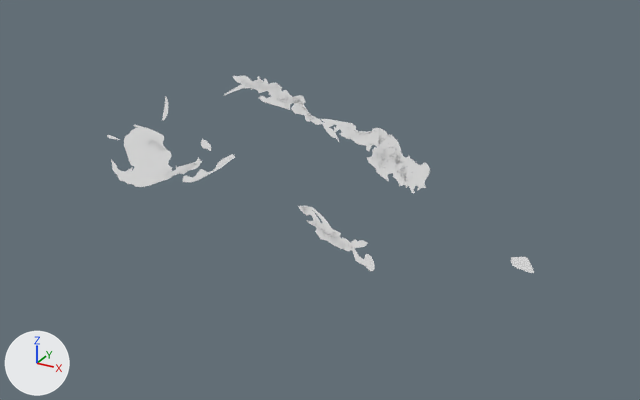
The OBJ model 3dobj/Cuba.obj, before and after one commit.
Rendered twice from a 50 mm lens placed at (1.429, -5.545, 2.315), pointed at (0.876, -4.539, 1.812). The lights are fixed; the arrows at lower left show +X, +Y and +Z. Where no turn or scale is listed for an object, it has been applied to the vertices.

The first picture shows '0_Cuba_sphere.001', '12_Cuba_sphere.001', '13_Cuba_sphere.001', '17_Cuba_sphere.001', '19_Cuba_sphere.001', '20_Cuba_sphere.001', '22_Cuba_sphere.001', '25_Cuba_sphere.001', '26_Cuba_sphere.001', '30_Cuba_sphere.001', '5_Cuba_sphere.001'.
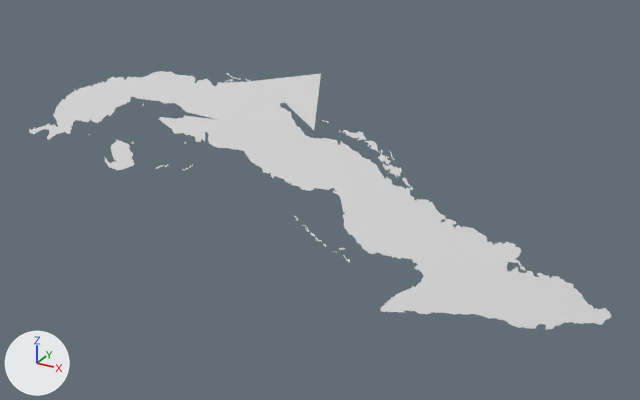
Diff of the bpy script that builds the scene:
```diff
--- a/3dobj/Cuba.obj.py
+++ b/3dobj/Cuba.obj.py
@@ me_0_cuba_sphere_001 @@
-me_0_cuba_sphere_001.from_pydata(...)  # 21 vertices, 19 faces; spans x 0.8998..0.959, y -4.5335..-4.5247, z 1.7157..1.7544
+me_0_cuba_sphere_001.from_pydata(...)  # 21 vertices, 19 faces; spans x 0.9357..0.9475, y -4.5857..-4.5841, z 1.7521..1.7602
+# me_0_cuba_sphere_001 part 1: 21 of 21 vertices moved; they spanned x 0.8998..0.959, y -4.5335..-4.5247, z 1.7157..1.7544 and now span x 0.9357..0.9475, y -4.5857..-4.5841, z 1.7521..1.7602; mean shift (0.0079, -0.0561, 0.0217); largest move (0.8998, -4.528, 1.7499) -> (0.9357, -4.5851, 1.7593)
 me_0_cuba_sphere_001.materials.append(mat_none)
@@ me_12_cuba_sphere_001 @@
-me_12_cuba_sphere_001.from_pydata(...)  # 23 vertices, 21 faces; spans x 0.6419..0.7192, y -4.5493..-4.5177, z 1.7967..1.845
+me_12_cuba_sphere_001.from_pydata(...)  # 25 vertices, 23 faces; spans x 0.6819..0.6972, y -4.5981..-4.5921, z 1.8406..1.8502
+# me_12_cuba_sphere_001 part 2: 23 vertices removed from x 0.6419..0.7192, y -4.5493..-4.5177, z 1.7967..1.845
 me_12_cuba_sphere_001.materials.append(mat_none)
@@ me_13_cuba_sphere_001 @@
-me_13_cuba_sphere_001.from_pydata(...)  # 94 vertices, 92 faces; spans x 0.5146..0.6266, y -4.5706..-4.531, z 1.7804..1.8686
+me_13_cuba_sphere_001.from_pydata(...)  # 100 vertices, 99 faces; spans x 0.5508..0.6036, y -4.6189..-4.6016, z 1.8273..1.8689
+# me_13_cuba_sphere_001 part 3: 100 vertices added at x 0.5508..0.6036, y -4.6189..-4.6016, z 1.8273..1.8689
+# me_13_cuba_sphere_001 part 4: 94 vertices removed from x 0.5146..0.6266, y -4.5706..-4.531, z 1.7804..1.8686
 me_13_cuba_sphere_001.materials.append(mat_none)
@@ me_17_cuba_sphere_001 @@
-me_17_cuba_sphere_001.from_pydata(...)  # 75 vertices, 73 faces; spans x 0.9232..1.0099, y -4.4822..-4.4633, z 1.825..1.8747
+me_17_cuba_sphere_001.from_pydata(...)  # 75 vertices, 73 faces; spans x 0.9668..0.9935, y -4.5321..-4.526, z 1.8655..1.8813
+# me_17_cuba_sphere_001 part 5: 75 of 75 vertices moved; they spanned x 0.9232..1.0099, y -4.4822..-4.4633, z 1.825..1.8747 and now span x 0.9668..0.9935, y -4.5321..-4.526, z 1.8655..1.8813; mean shift (0.0103, -0.0557, 0.0216); largest move (0.9232, -4.4726, 1.8747) -> (0.9668, -4.5299, 1.8813)
 me_17_cuba_sphere_001.materials.append(mat_none)
@@ me_19_cuba_sphere_001 @@
-me_19_cuba_sphere_001.from_pydata(...)  # 61 vertices, 59 faces; spans x 0.9177..0.9925, y -4.4834..-4.4598, z 1.8313..1.9035
+me_19_cuba_sphere_001.from_pydata(...)  # 61 vertices, 59 faces; spans x 0.9585..0.9767, y -4.5295..-4.5239, z 1.8806..1.8985
+# me_19_cuba_sphere_001 part 6: 61 of 61 vertices moved; they spanned x 0.9177..0.9925, y -4.4834..-4.4598, z 1.8313..1.9035 and now span x 0.9585..0.9767, y -4.5295..-4.5239, z 1.8806..1.8985; mean shift (0.0116, -0.0548, 0.0248); largest move (0.924, -4.4605, 1.9035) -> (0.96, -4.5242, 1.8985)
 me_19_cuba_sphere_001.materials.append(mat_none)
@@ me_22_cuba_sphere_001 @@
-me_22_cuba_sphere_001.from_pydata(...)  # 56 vertices, 54 faces; spans x 0.862..0.9564, y -4.4753..-4.4594, z 1.872..1.9041
+me_22_cuba_sphere_001.from_pydata(...)  # 58 vertices, 56 faces; spans x 0.9049..0.939, y -4.5291..-4.5223, z 1.9065..1.9183
+# me_22_cuba_sphere_001 part 7: 58 vertices added at x 0.9049..0.939, y -4.5291..-4.5223, z 1.9065..1.9183
+# me_22_cuba_sphere_001 part 8: 56 vertices removed from x 0.862..0.9564, y -4.4753..-4.4594, z 1.872..1.9041
 me_22_cuba_sphere_001.materials.append(mat_none)
@@ me_25_cuba_sphere_001 @@
 me_25_cuba_sphere_001.from_pydata(...)  # 10 vertices, 8 faces; spans x 0.8388..0.8941, y -4.473..-4.4653, z 1.8926..1.9081
+# me_25_cuba_sphere_001 part 9: the whole mesh is multiplied about its middle by the matrix ((0.187, -0.008, 0.003), (0.008, 0.187, 0.003), (-0.003, -0.003, 0.187)), then moved by (0.0119, -0.0601, 0.0255)
 me_25_cuba_sphere_001.materials.append(mat_none)
@@ me_26_cuba_sphere_001 @@
 me_26_cuba_sphere_001.from_pydata(...)  # 35 vertices, 33 faces; spans x 0.7863..0.8744, y -4.4787..-4.4685, z 1.8784..1.9316
+# me_26_cuba_sphere_001 part 10: the whole mesh is scaled about its middle by (0.295, 0.285, 0.296), then moved by (0.0115, -0.0604, 0.0256)
 me_26_cuba_sphere_001.materials.append(mat_none)
@@ me_30_cuba_sphere_001 @@
 me_30_cuba_sphere_001.from_pydata(...)  # 16 vertices, 14 faces; spans x 0.7398..0.7917, y -4.4811..-4.4689, z 1.9144..1.9374
+# me_30_cuba_sphere_001 part 11: the whole mesh is scaled about its middle by (0.188, 0.201, 0.188), then moved by (0.0106, -0.0612, 0.0263)
 me_30_cuba_sphere_001.materials.append(mat_none)
@@ me_5_cuba_sphere_001 @@
 me_5_cuba_sphere_001.from_pydata(...)  # 12 vertices, 10 faces; spans x 1.14..1.1737, y -4.4882..-4.4802, z 1.7471..1.7659
+# me_5_cuba_sphere_001 part 12: the whole mesh is multiplied about its middle by the matrix ((0.243, -0.023, 0.01), (0.023, 0.243, -0.002), (-0.01, 0.003, 0.244)), then moved by (0.0113, -0.0425, 0.0163)
 me_5_cuba_sphere_001.materials.append(mat_none)
@@ ob_38_cuba_sphere_001 @@
+ob_38_cuba_sphere_001 = bpy.data.objects.new('38_Cuba_sphere.001', me_38_cuba_sphere_001)  # 839 vertices, 892 faces; spans x 0.408..1.283, y -4.623..-4.507, z 1.696..1.986; in mat_none (white #e7e7e7)
+ob_38_cuba_sphere_001.location = (0.0, 0.0, 0.0)
```

What differs and where, as boxes (x1, y1, x2, y2) in the pictures (640 x 400 px):
'38_Cuba_sphere.001', added: after (29, 71, 611, 330)
'13_Cuba_sphere.001', reshaped (50% narrower, 51% shorter): before (111, 125, 174, 187); after (104, 140, 135, 170)
'17_Cuba_sphere.001', reshaped (66% narrower, 66% shorter): before (372, 150, 430, 193); after (383, 164, 402, 178)
'19_Cuba_sphere.001', reshaped (73% narrower, 74% shorter): before (367, 128, 417, 188); after (378, 149, 391, 164)
'22_Cuba_sphere.001', reshaped (62% narrower, 61% shorter): before (334, 125, 396, 152); after (343, 130, 366, 140)
'12_Cuba_sphere.001', reshaped (not visible afterwards): before (183, 154, 235, 182)
'0_Cuba_sphere.001', reshaped: before (342, 238, 375, 272); after (343, 255, 350, 263)
'5_Cuba_sphere.001', reshaped: before (511, 257, 534, 273); after (520, 266, 526, 271)
'26_Cuba_sphere.001', mesh rescaled: before (289, 98, 339, 142); after (298, 113, 308, 122)
'30_Cuba_sphere.001', mesh rescaled (not visible afterwards): before (259, 94, 292, 110)
'25_Cuba_sphere.001', reshaped (not visible afterwards): before (321, 119, 356, 131)
part 3 of me_13_cuba_sphere_001, added: after (104, 140, 135, 170)
part 4 of me_13_cuba_sphere_001, deleted: before (111, 125, 174, 187)
part 7 of me_22_cuba_sphere_001, added: after (343, 130, 366, 140)
part 8 of me_22_cuba_sphere_001, deleted: before (334, 125, 396, 152)
